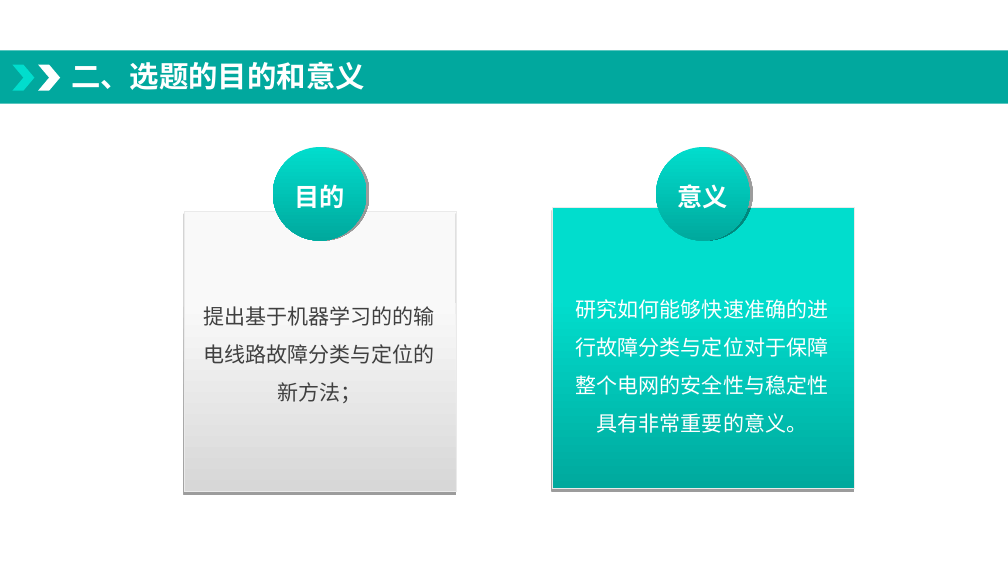
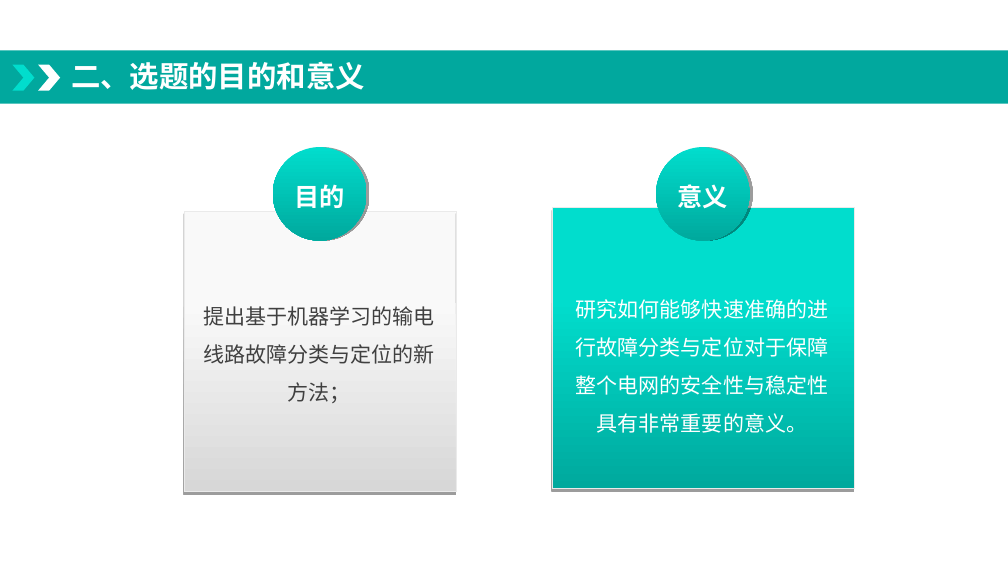
Before and after one commit to minda163/paper, a slide deck: slide 4 of 开题/我要学习-开题1.pptx. Drawn at 1008x567 pixels with LibreOffice and Linux fonts; fonts in the diff are those of the drawing; background and template pictures are left out. Boxes give left, top, right and bottom in pixels: in the first picture for what was removed or moved away, otherwise in the second. Text is boxed around its words. In the diff, an @@ line names an element or a change of style, - is before the commit and + after.

```diff
--- a/开题/我要学习-开题1.pptx
+++ b/开题/我要学习-开题1.pptx
@@ text at (204, 306, 435, 403): text changed @@
-提出基于机器学习的的输电线路故障分类与定位的新方法；
+提出基于机器学习的输电线路故障分类与定位的新方法；
```
Also in this commit, not shown: 1 other slide changed, 1 slide added, 1 other file.
